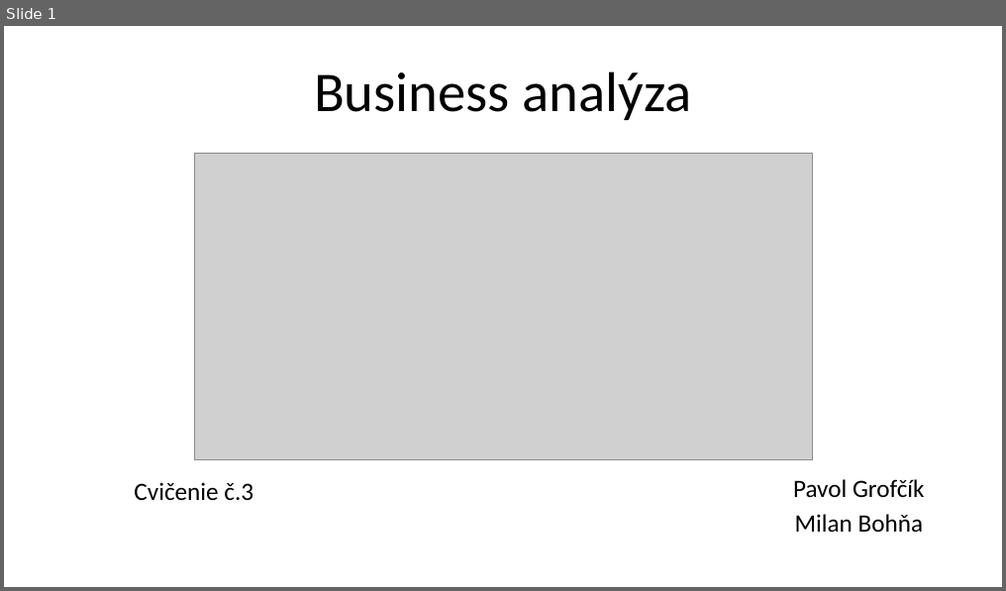
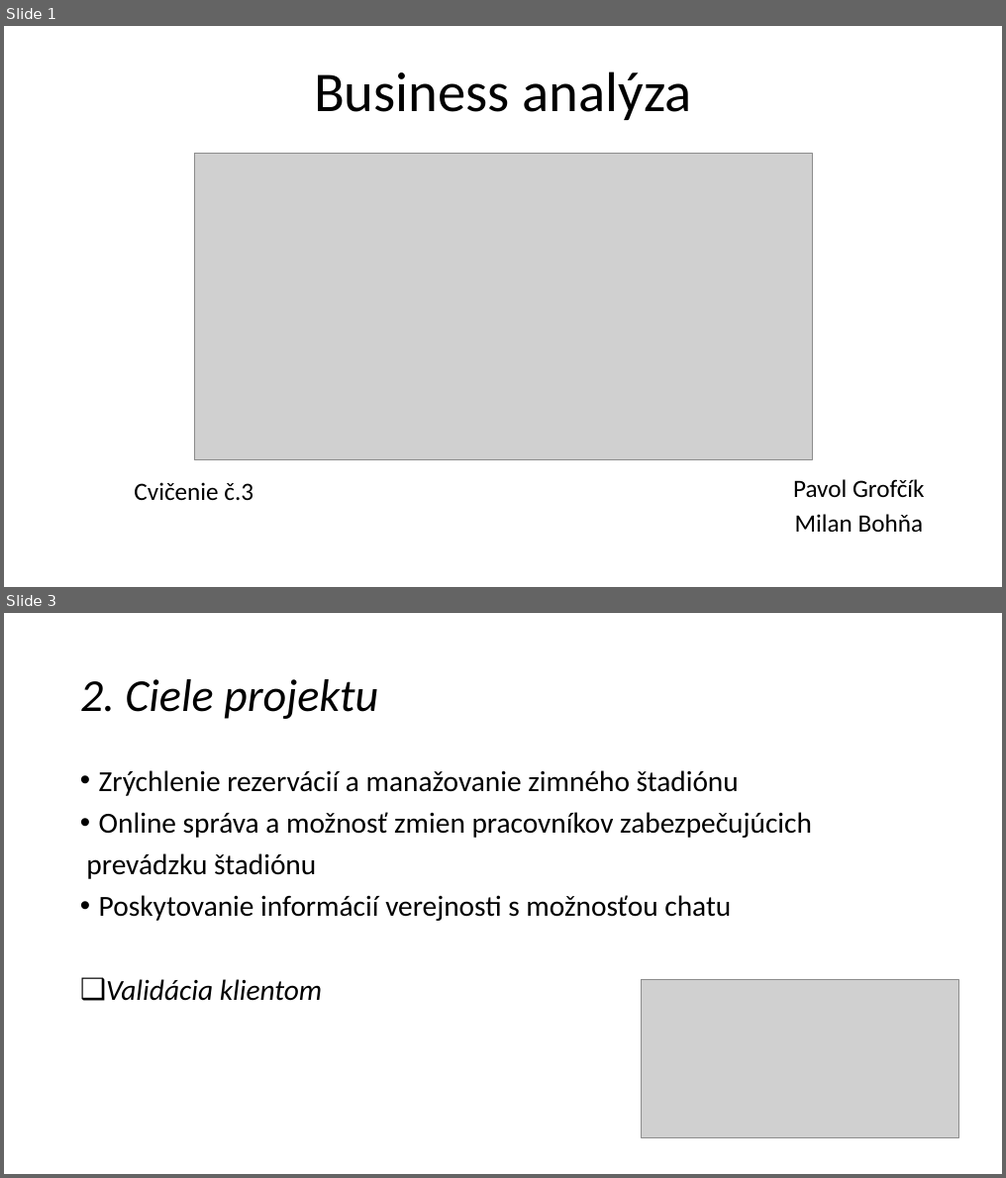
Before and after one commit to PavolGrofcik/PSI, a slide deck: PPT 3.pptx. Shown one above the other, each under a label of ours: slide 1 before the commit, slides 1 and 3 after it; the slides between them are not shown. The pictures are 1006x591 and 1006x1178 pixels, drawn with LibreOffice and Linux fonts; fonts in the diff are those of the drawing; grey boxes stand for pictures. Boxes give left, top, right and bottom in pixels: in the first picture for what was removed or moved away, otherwise in the second. Text is boxed around its words. In the diff, an @@ line names an element or a change of style, - is before the commit and + after.

```diff
--- a/PPT 3.pptx
+++ b/PPT 3.pptx
@@ slide 3 added at bbox=[4, 613, 1002, 1174], background #FFFFFF @@
@@ title added at bbox=[80, 679, 378, 719], 44 pt, text #000000, italic @@
+2. Ciele projektu
@@ text added at bbox=[86, 770, 812, 1001], 28 pt, text #000000 @@
+• Zrýchlenie rezervácií a manažovanie zimného štadiónu
+• Online správa a možnosť zmien pracovníkov zabezpečujúcich
+prevádzku štadiónu
+• Poskytovanie informácií verejnosti s možnosťou chatu
+❑ Validácia klientom
@@ picture added at bbox=[642, 979, 959, 1138] @@
```
Also in this commit, not shown: 2 other slides added, 3 slides removed, 2 other files.
